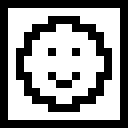
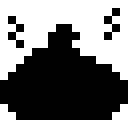
The second (128, 128) image is a revision of the first. Changes to its layers:
added layer "waste" above "attention" over [0, 0, 128, 128]
hid "attention" over [0, 0, 128, 128]
hid "discipline" over [0, 0, 128, 128]
hid "info" over [0, 0, 128, 128]
hid "toilet" over [0, 0, 128, 128]
hid "doctor" over [0, 0, 128, 128]
hid "play" over [0, 0, 128, 128]
hid "light" over [0, 0, 128, 128]
hid "food" over [0, 0, 128, 128]
